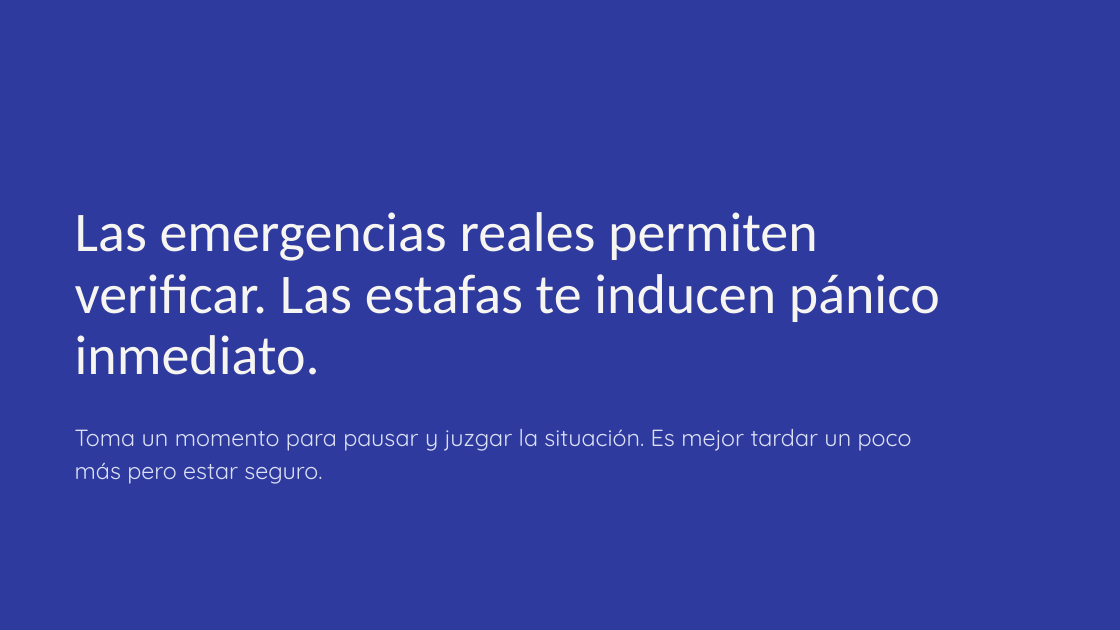
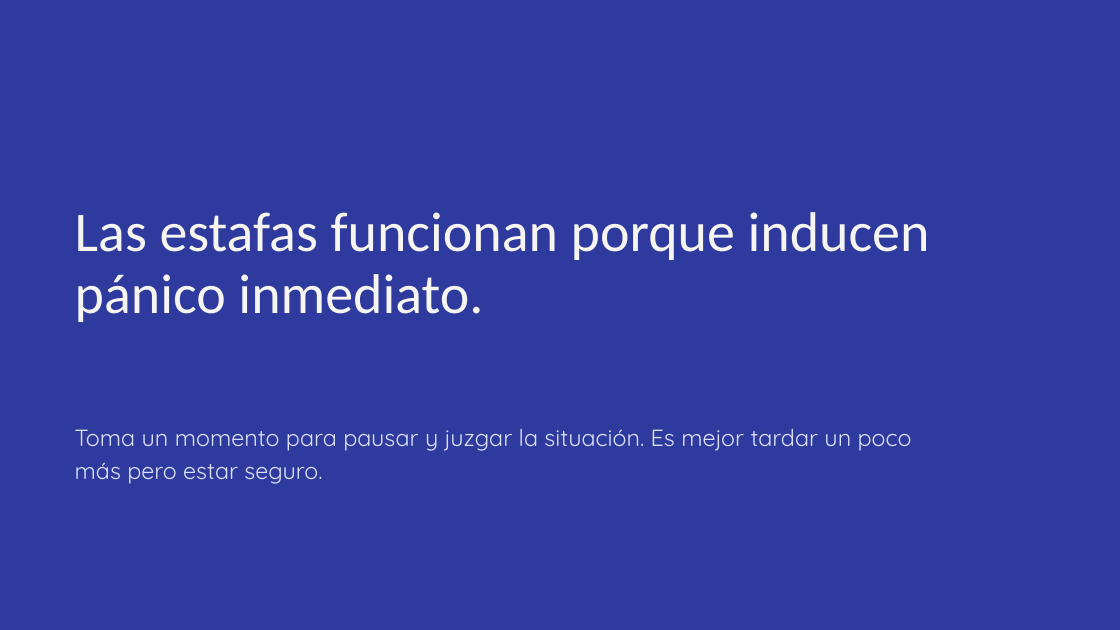
Before and after one commit to pralogy/claudecloudetemasgenerales, a slide deck: slide 10 of Ciberseguridad_sin_ansiedad.pptx. Drawn at 1120x630 pixels with LibreOffice and Linux fonts; fonts in the diff are those of the drawing. Boxes give left, top, right and bottom in pixels: in the first picture for what was removed or moved away, otherwise in the second. Text is boxed around its words. In the diff, an @@ line names an element or a change of style, - is before the commit and + after.

```diff
--- a/Ciberseguridad_sin_ansiedad.pptx
+++ b/Ciberseguridad_sin_ansiedad.pptx
@@ title at (x1=75, y1=212, x2=930, y2=322): text changed @@
-Las emergencias reales permiten verificar. Las estafas te inducen pánico inmediato.
+Las estafas funcionan porque inducen pánico inmediato.
```
Also in this commit, not shown: 3 other slides changed.
